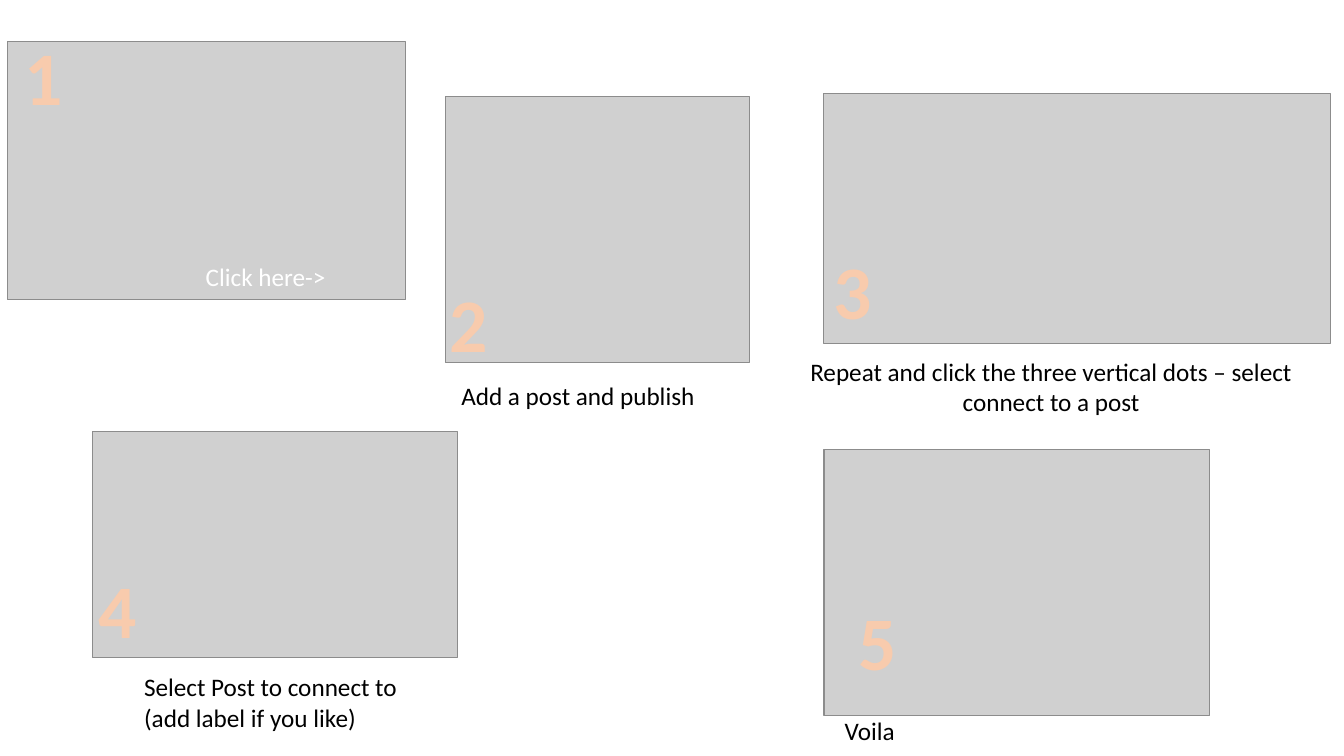
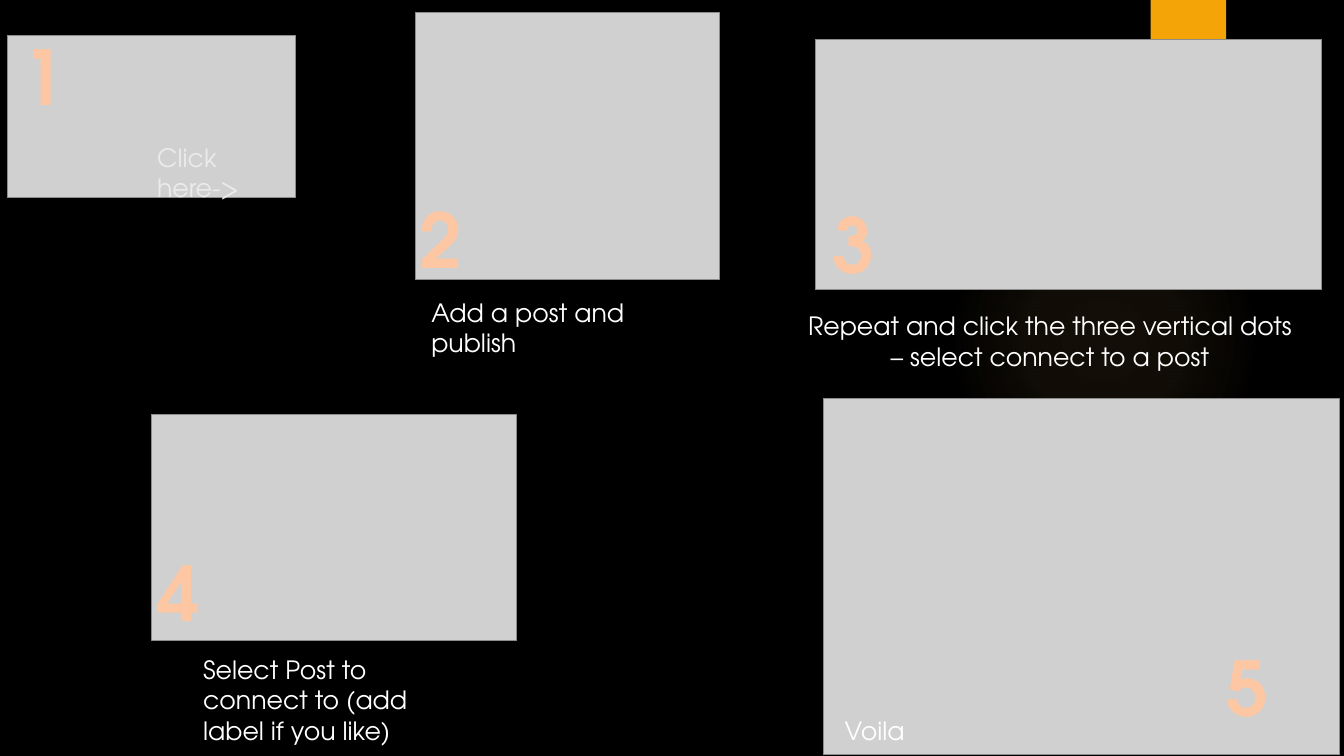
Before and after one commit to OliJimbo/Student_Materials, a slide deck: slide 8 of Week 1/Workshops/Psychological Measurement – Workshop 1.pptx. Drawn at 1344x756 pixels with LibreOffice and Linux fonts; fonts in the diff are those of the drawing; grey boxes stand for pictures; background and template pictures are left out. Boxes give left, top, right and bottom in pixels: in the first picture for what was removed or moved away, otherwise in the second. Text is boxed around its words. In the diff, an @@ line names an element or a change of style, - is before the commit and + after.

```diff
--- a/Week 1/Workshops/Psychological Measurement – Workshop 1.pptx
+++ b/Week 1/Workshops/Psychological Measurement – Workshop 1.pptx
@@ background #FFFFFF to picture (left out) @@
@@ picture: place and size @@
-picture at bbox=[446, 96, 750, 363]
+picture at bbox=[415, 13, 720, 280]
@@ rectangle added at bbox=[1150, 0, 1226, 126], fill #F5A408 @@
@@ picture: place and size @@
-picture at bbox=[7, 42, 405, 300]
+picture at bbox=[7, 35, 295, 198]
@@ picture: place and size @@
-picture at bbox=[824, 93, 1331, 343]
+picture at bbox=[816, 39, 1323, 289]
@@ text "Click here->": place and size @@
-text "Click here->" at bbox=[206, 269, 325, 286]
+text "Click here->" at bbox=[157, 197, 239, 209]
@@ text "Click here->" at bbox=[157, 197, 239, 209]: font Calibri to TeX Gyre Adventor, text colour #FFFFFF to #EBEBEB @@
@@ font Calibri to TeX Gyre Adventor, text colour #F8CBAD to #FDC7A3, letter outline #ED7D31 1.75 pt to #FA731A 1.75 pt in 3 elements at bbox=[157, 566, 199, 652], bbox=[22, 23, 64, 105], bbox=[419, 212, 461, 300] @@
@@ text "2": place and size @@
-text "2" at bbox=[450, 362, 488, 369]
+text "2" at bbox=[419, 212, 461, 300]
@@ ellipse added at bbox=[949, 185, 1259, 495], fill gradient #FAC96A @@
@@ text added at bbox=[832, 217, 874, 304], 54 pt, text #FDC7A3, bold @@
+3
@@ font Calibri to TeX Gyre Adventor, text colour #000000 to #FFFFFF in 4 elements at bbox=[845, 722, 905, 740], bbox=[808, 316, 1292, 371], bbox=[203, 660, 407, 746], bbox=[431, 303, 624, 357] @@
@@ text "Add a post and publish": place and size @@
-text "Add a post and publish" at bbox=[461, 387, 694, 409]
+text "Add a post and publish" at bbox=[431, 303, 624, 357]
@@ text "Repeat and click the three ...": place and size @@
-text "Repeat and click the three ..." at bbox=[810, 363, 1292, 415]
+text "Repeat and click the three ..." at bbox=[808, 316, 1292, 371]
@@ picture: place and size @@
-picture at bbox=[825, 450, 1211, 716]
+picture at bbox=[824, 399, 1340, 755]
@@ 2 texts, 1 picture: place and size @@
-2 texts, 1 picture at bbox=[93, 433, 458, 731]
+2 texts, 1 picture at bbox=[151, 414, 516, 746]
@@ text added at bbox=[1217, 636, 1276, 738], 54 pt, text #FDC7A3, bold @@
+5
```
Also in this commit, not shown: 9 other slides changed, 2 other files.
